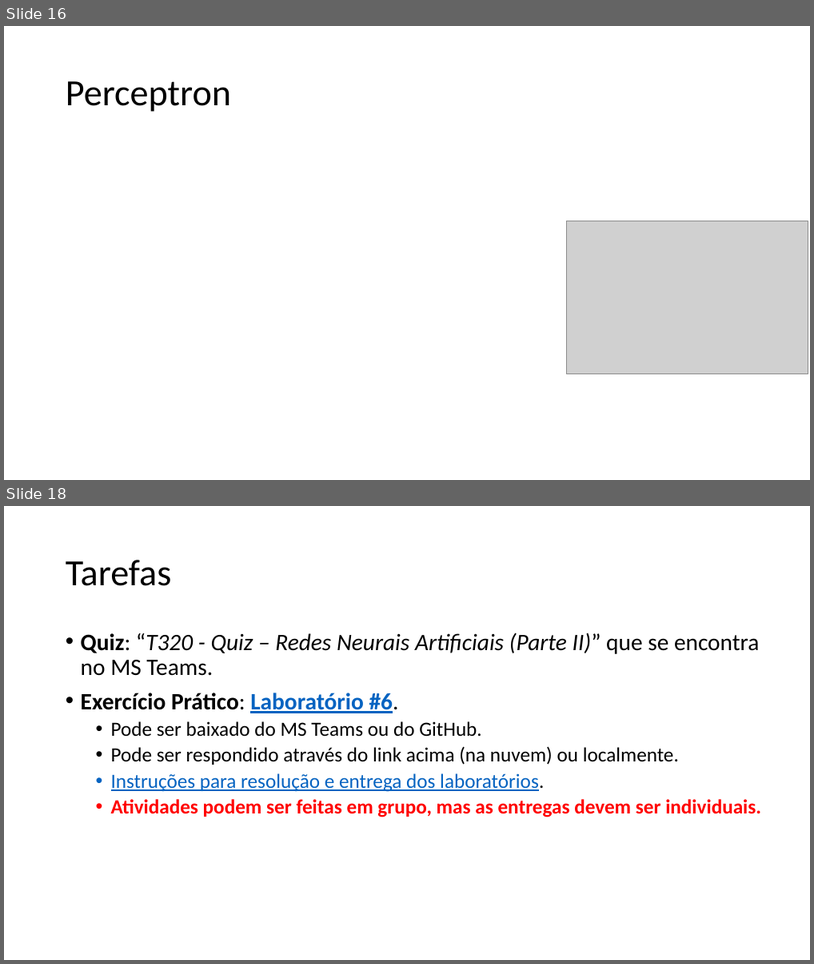
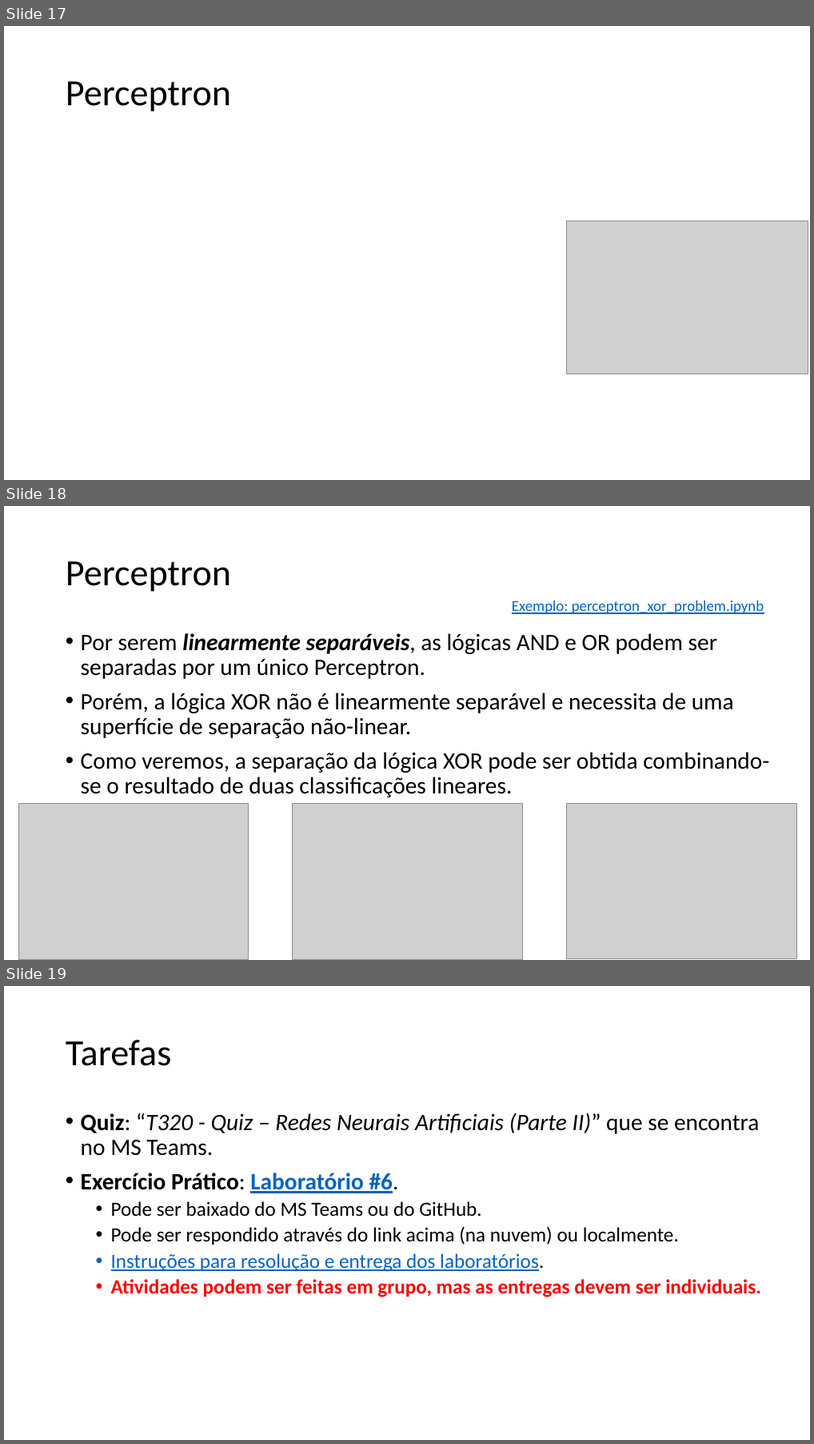
Before and after one commit to zz4fap/t320_aprendizado_de_maquina, a slide deck: slides/T320_Redes_Neurais_Artificiais (Parte I).pptx. Shown one above the other, each under a label of ours: slides 16 and 18 before the commit, slides 17, 18 and 19 after it; the slides between them are not shown. The pictures are 814x964 and 814x1444 pixels, drawn with LibreOffice and Linux fonts; fonts in the diff are those of the drawing; grey boxes stand for pictures. Boxes give left, top, right and bottom in pixels: in the first picture for what was removed or moved away, otherwise in the second. Text is boxed around its words. In the diff, an @@ line names an element or a change of style, - is before the commit and + after.

```diff
--- a/slides/T320_Redes_Neurais_Artificiais (Parte I).pptx
+++ b/slides/T320_Redes_Neurais_Artificiais (Parte I).pptx
@@ slide 18 added at [4,506,810,960], background #FFFFFF @@
@@ title added at [66,561,231,592], 44 pt, text #000000 @@
+Perceptron
@@ text added at [512,600,765,614], 18 pt, text #0563C1, underline @@
+Exemplo: perceptron_xor_problem.ipynb
@@ text added at [81,633,770,797], 28 pt, text #000000 @@
+• Por serem linearmente separáveis, as lógicas AND e OR podem ser separadas por um único Perceptron.
+• Porém, a lógica XOR não é linearmente separável e necessita de uma superfície de separação não-linear.
+• Como veremos, a separação da lógica XOR pode ser obtida combinando-se o resultado de duas classificações lineares.
@@ picture added at [18,803,249,959] @@
@@ picture added at [292,803,523,959] @@
@@ picture added at [566,803,798,959] @@
@@ what was slide 16 is now slide 17 @@
@@ what was slide 18 is now slide 19 @@
```
Also in this commit, not shown: 1 slide changed, 1 other slide added, 7 other files.
